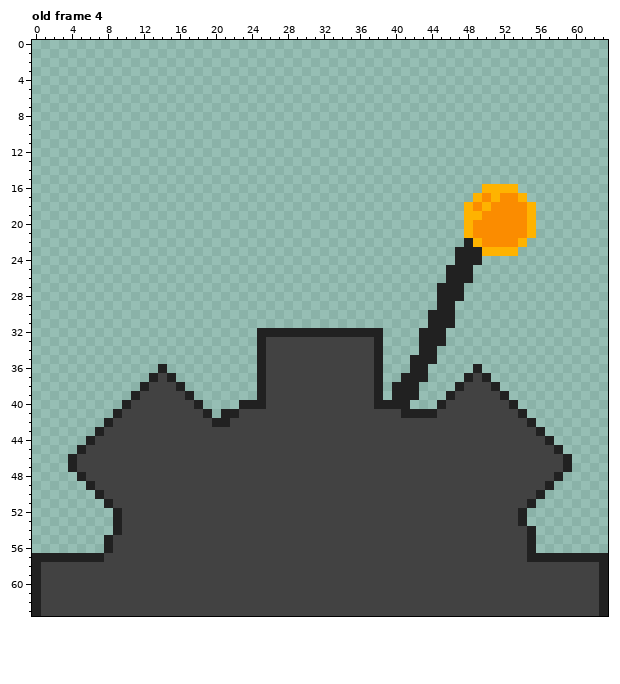
File history of a pixel-art file, graphics/entity/lever/lever.ase. The picture above was drawn from the file before the commit.
64x64 pixels, 5 frames. Shown: old frame 4. The commit also changed other frames, which this record leaves out.
And afterwards:
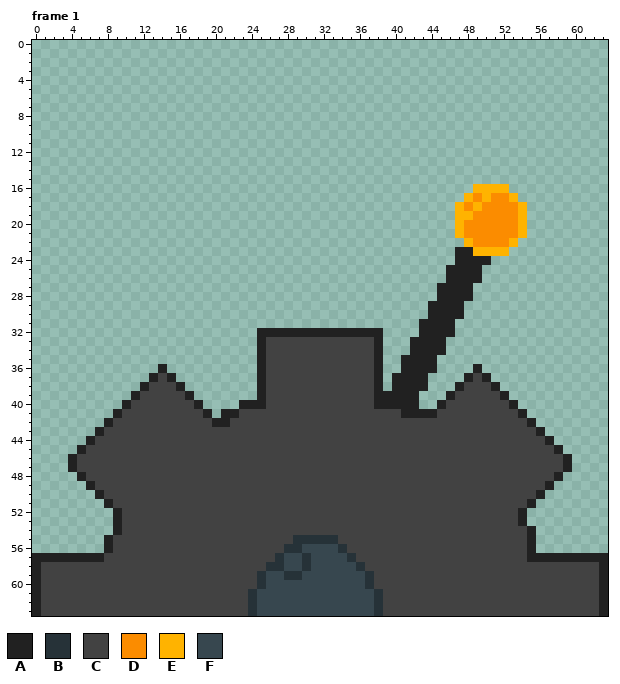
Palette (. is transparent): A #212121  B #263238  C #424242  D #fb8c00  E #ffb300  F #37474f
A new or re-ordered frame is compared with the old frame closest to it.
Diff:
frames re-ordered
Frame 1 against old frame 4:
The edit adds colour A in row 24 at x 50; in rows 25 to 26 at x 49; in rows 27 to 28 at x 48; in row 29 at x 44 and 47; in row 30 at x 47; in row 31 at x 43.
The edit adds colour A in row 32 at x 46; in row 33 at x 42; in row 34 at x 42 and 45; in row 35 at x 41; in row 36 at x 41 and 44; in row 37 at x 40.
The edit adds colour A in row 38 at x 43; in row 39 at x 39; in row 40 at x 42.
Colour C gives way to colour B in row 55 at x 29 to 33; in row 56 at x 28 to 29 and 34; in row 57 at x 27, 30 and 35; in row 58 at x 26 to 27, 30 and 36; in row 59 at x 25, 28 to 29 and 37; in row 60 at x 25 and 37.
Colour C gives way to colour B in rows 61 to 63 at x 24 and 38.
Colour E gives way to colour D in row 17 at x 49 and 51; in row 18 at x 48 and 50; in row 19 at x 49; in rows 20 to 21 at x 48; in row 22 at x 49.
The edit adds colour E in row 16 at x 49; in row 17 at x 48; in rows 18 to 21 at x 47.
Colour A gives way to colour E in row 22 at x 48; in row 23 at x 49.
Colour D gives way to colour E in row 17 at x 50 and 53; in row 18 at x 49 and 54; in rows 19 to 21 at x 54; in row 22 at x 53.
Colour C gives way to colour F in row 56 at x 30 to 33; in row 57 at x 28 to 29 and 31 to 34; in row 58 at x 28 to 29 and 31 to 35; in row 59 at x 26 to 27 and 30 to 36; in row 60 at x 26 to 36; in rows 61 to 63 at x 25 to 37.
Colour E is removed in row 16 at x 53; in row 17 at x 54; in rows 18 to 21 at x 55; in row 22 at x 54; in row 23 at x 53.
Pixel boxes of the changes (left, top, right, bottom) in both pictures:
changed: (383, 184, 536, 409)
changed: (248, 535, 383, 616)
